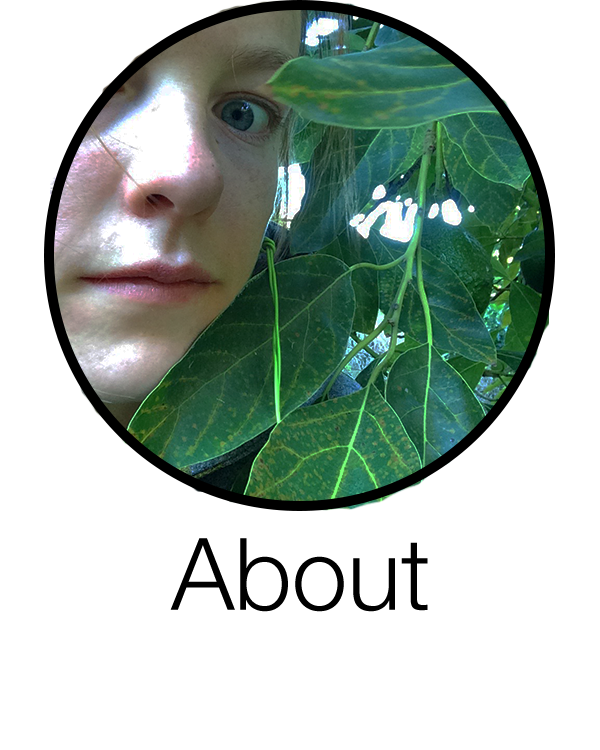
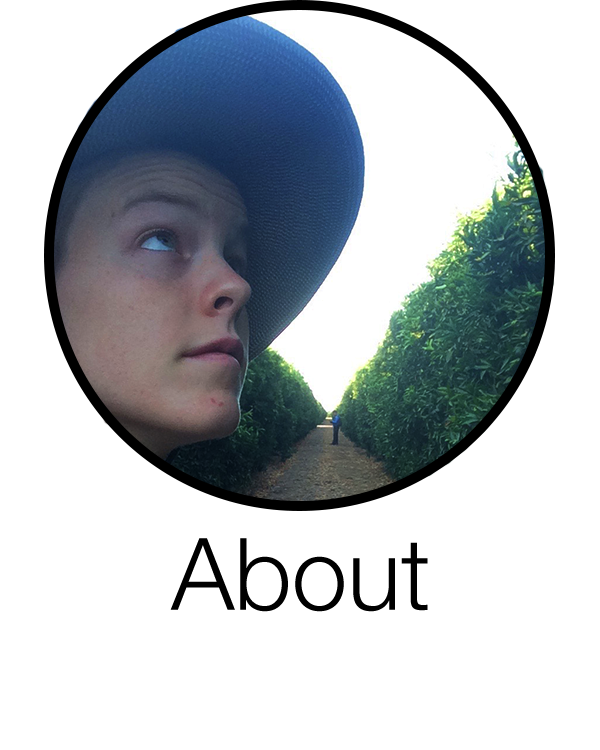
Comparing the layer stacks of the two (600, 750) images. Changes:
renamed "IMG_7675" to "IMG_9814", painted on it over [50, 0, 555, 511]
